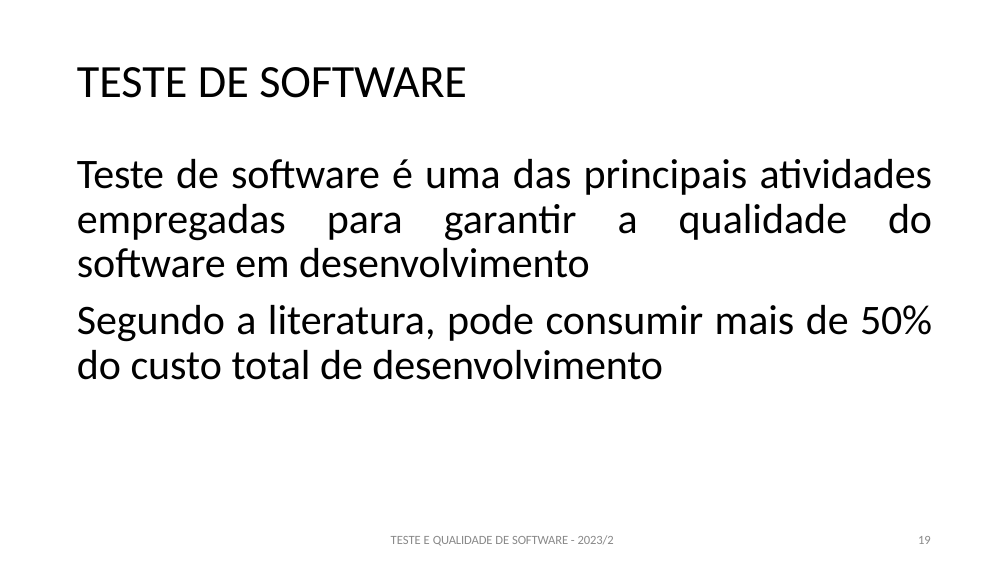
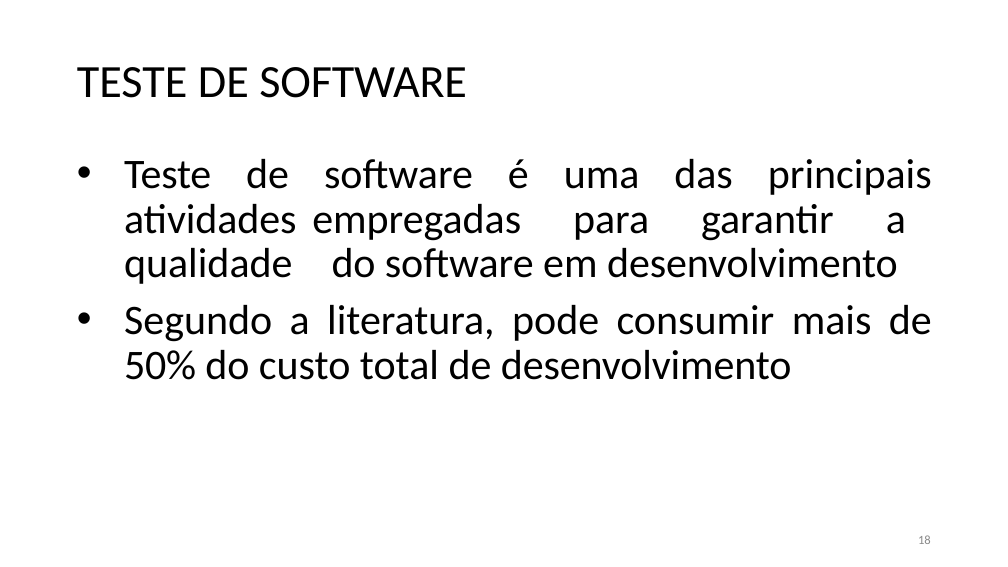
Before and after one commit to JoaoChoma/testedesoftware2025, a slide deck: slide 18 of SEMANA01/semana 01.pptx (slide 19 before the commit). Drawn at 1008x567 pixels with LibreOffice and Linux fonts; fonts in the diff are those of the drawing. Boxes give left, top, right and bottom in pixels: in the first picture for what was removed or moved away, otherwise in the second. Text is boxed around its words. In the diff, an @@ line names an element or a change of style, - is before the commit and + after.

```diff
--- a/SEMANA01/semana 01.pptx
+++ b/SEMANA01/semana 01.pptx
@@ text "Teste de software é uma ..." at box(124, 159, 932, 380): bullet none to • @@
@@ text removed at box(391, 535, 614, 546) @@
-TESTE E QUALIDADE DE SOFTWARE - 2023/2
@@ page number at box(918, 535, 930, 544): text changed @@
-19
+18
```
Also in this commit, not shown: 28 other slides changed, 2 slides removed, 1 other file.
